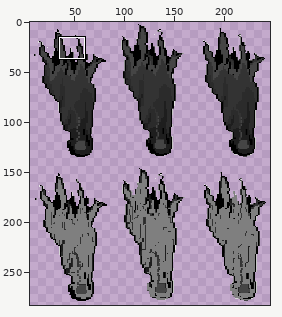
Sprite sheet: assets/images/dementor.png. The picture above shows the old version from afar; the outline marks the close-up.
Close-up. Old version:
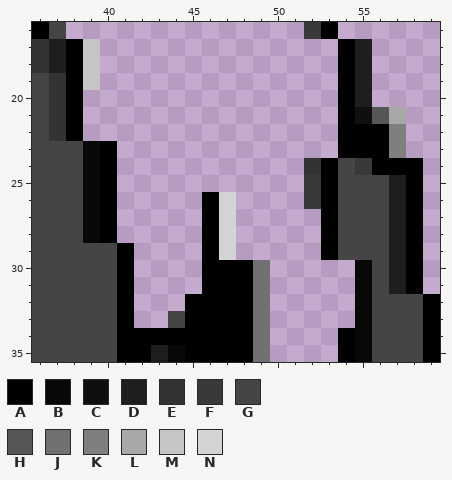
The file is 261x288 pixels. Pixels under 10% opacity are left out. Colours within 5 levels of each other are drawn and written as one. Shown: x 36..59, y 16..35. The wide view leaves out empty margins. The commit also changed other parts of the picture, which this record leaves out.
Palette (. is transparent): A #000000  B #080808  C #0f0f0f  D #1e1e1e  E #333333  F #393939  G #454545  H #565656  J #717171  K #7f7f7f  L #a8a8a8  M #c5c5c5  N #d4d4d4
Pixels before, first column x 36:
16 AG..............FA......
17 EDAM..............AD....
18 EDAM..............AD....
19 GEAM..............AD....
20 GEA...............AD....
21 GEA...............ACHL..
22 GEA...............AAAK..
23 GGGBA.............AAAK..
24 GGGBA...........EAGFAAA.
25 GGGBA...........FAGGGDA.
26 GGGBA.....AN....FAGGGDA.
27 GGGBA.....AN.....AGGGDA.
28 GGGBA.....AN.....AGGGDA.
29 GGGGGA....AN.....AGGGDA.
30 GGGGGA....AAAJ.....BGDA.
31 GGGGGA....AAAJ.....BGDA.
32 GGGGGA...AAAAJ.....BGGGA
33 GGGGGA..GAAAAJ.....BGGGA
34 GGGGGAAAAAAAAJ....ABGGGA
35 GGGGGAADBAAAAJ....ABGGGA
After the commit:
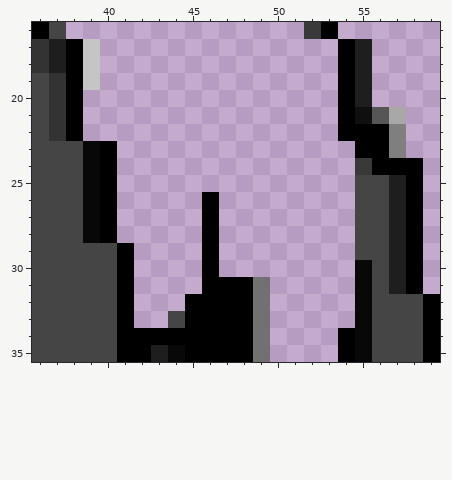
Difference:
y 23: x 54 A -> .
y 24: x 52..54 EAG -> ...
y 25: x 52..54 FAG -> ...
y 26: x 47 N -> .; x 52..54 FAG -> ...
y 27..29: x 47 N -> .; x 53..54 AG -> ..
y 30: x 47..49 AAJ -> ...
Where, in picture pixels (left, top, right, bottom), the same in both close-ups:
erased: (219, 141, 355, 277)
